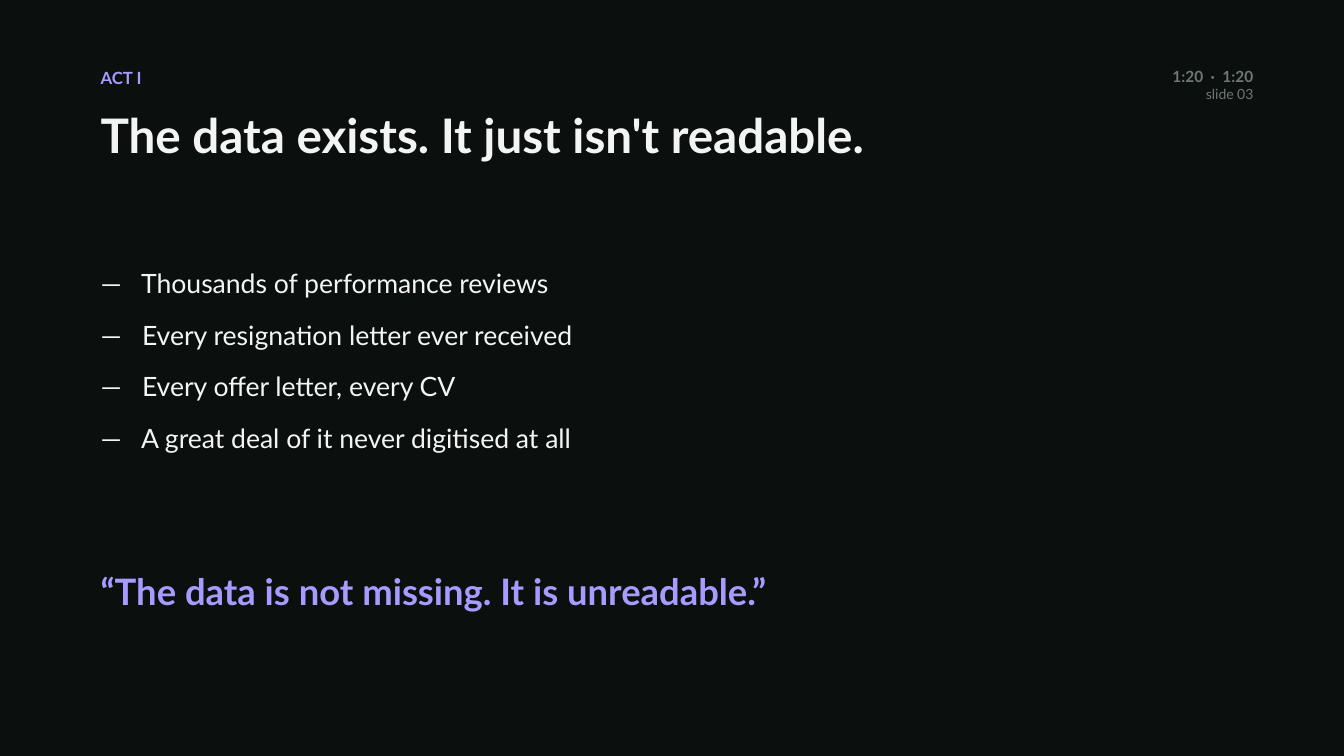
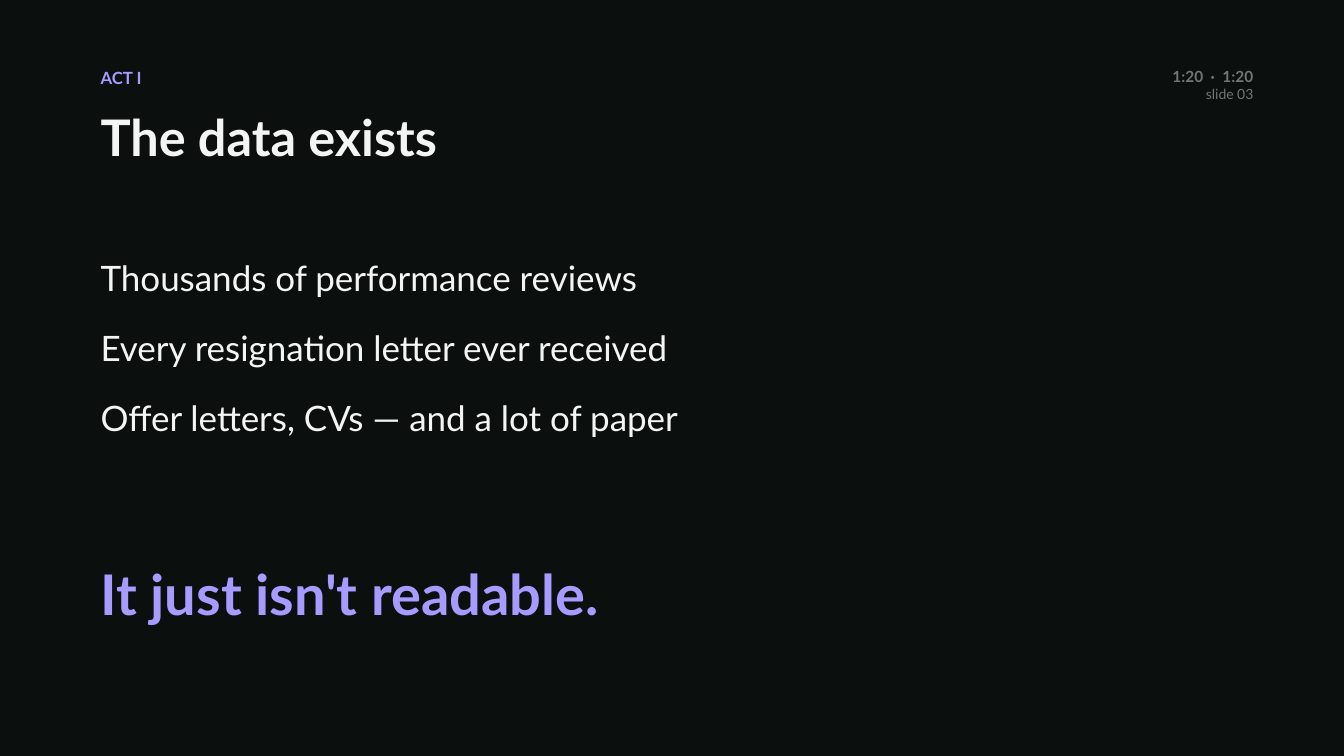
Before and after one commit to AzizKhayati1/companysim, a slide deck: slide 3 of docs/reading-the-paperwork.pptx. Drawn at 1344x756 pixels with LibreOffice and Linux fonts; fonts in the diff are those of the drawing. Boxes give left, top, right and bottom in pixels: in the first picture for what was removed or moved away, otherwise in the second. Text is boxed around its words. In the diff, an @@ line names an element or a change of style, - is before the commit and + after.

```diff
--- a/docs/reading-the-paperwork.pptx
+++ b/docs/reading-the-paperwork.pptx
@@ text at [101,118,437,157]: text changed; size 34 to 36 pt @@
-The data exists. It just isn't readable.
+The data exists
@@ text at [101,265,678,437]: text changed; size 19 to 25 pt @@
-— Thousands of performance reviews
-— Every resignation letter ever received
-— Every offer letter, every CV
-— A great deal of it never digitised at all
+Thousands of performance reviews
+Every resignation letter ever received
+Offer letters, CVs — and a lot of paper
@@ text at [101,573,598,625]: text changed; size 26 to 40 pt @@
-“The data is not missing. It is unreadable.”
+It just isn't readable.
```
Also in this commit, not shown: 28 other slides changed, 2 other files.
